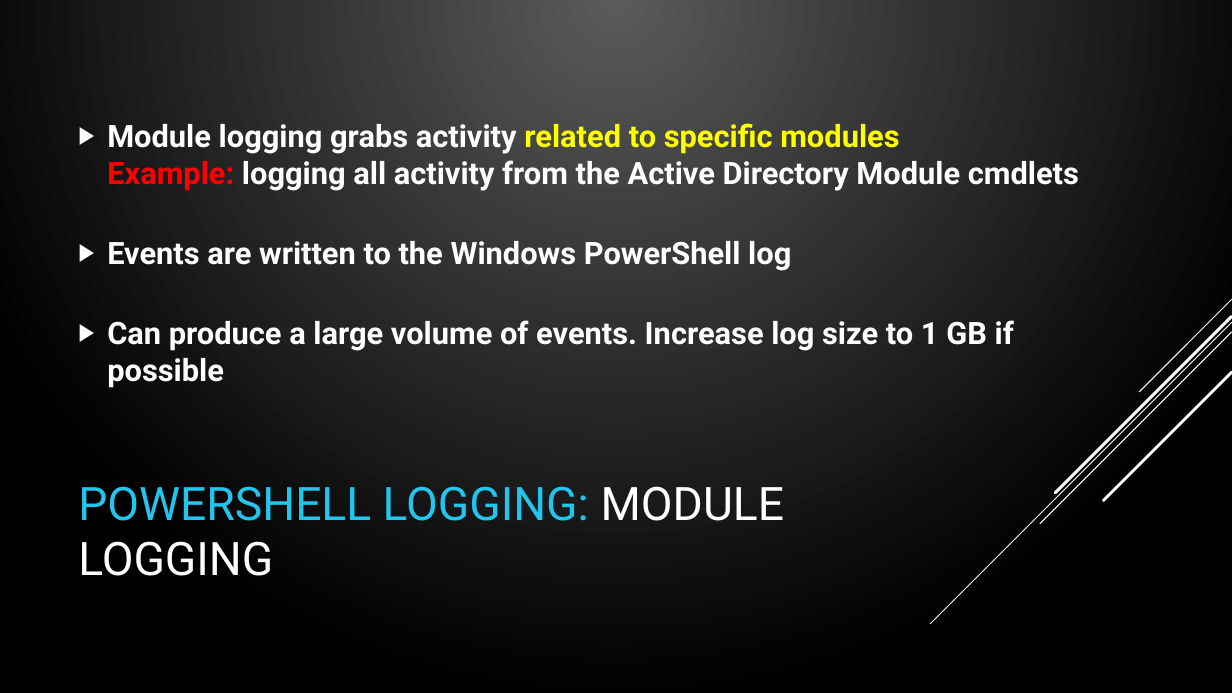
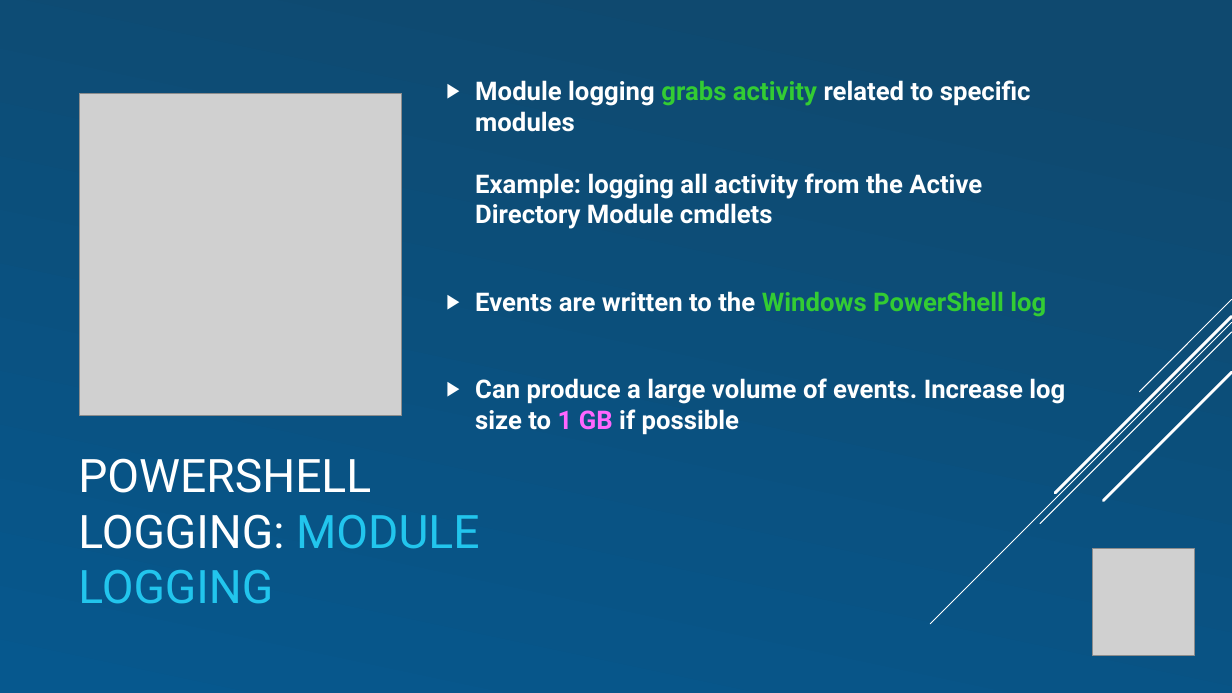
Before and after one commit to compwiz32/Presentations, a slide deck: slide 29 of 2019-08 PowerShell Chattanooga/PSRemoting - From 0 to Lockdown.pptx (slide 27 before the commit). Drawn at 1232x693 pixels with LibreOffice and Linux fonts; fonts in the diff are those of the drawing; grey boxes stand for pictures. Boxes give left, top, right and bottom in pixels: in the first picture for what was removed or moved away, otherwise in the second. Text is boxed around its words. In the diff, an @@ line names an element or a change of style, - is before the commit and + after.

Commit message:
change color theme and add PSSaturday Logos

```diff
--- a/2019-08 PowerShell Chattanooga/PSRemoting - From 0 to Lockdown.pptx
+++ b/2019-08 PowerShell Chattanooga/PSRemoting - From 0 to Lockdown.pptx
@@ background gradient #5B5B5B to #000000 to gradient #0F496F to #06588E @@
@@ text "Module logging grabs activity related ...": place and size @@
-text "Module logging grabs activity related ..." at [107, 123, 1079, 388]
+text "Module logging grabs activity related ..." at [475, 80, 1065, 435]
@@ text "Module logging grabs activity related ..." at [475, 80, 1065, 435]: size 24 to 20 pt; text colour #FFFFFF to #33CC33 in "grabs activity", "Windows PowerShell log"; text colour #FFFF00 to #FFFFFF in "related to specific modules"; text colour #FF0000 to #FFFFFF in "Example:"; text colour #FFFFFF to #FF66FF in "1 GB" @@
@@ picture added at [80, 93, 402, 415] @@
@@ title "POWERSHELL LOGGING: MODULE LOGGING" at [78, 458, 479, 604]: text colour #22C5ED to #FFFFFF in "POWERSHELL LOGGING:"; text colour #FFFFFF to #22C5ED in "MODULE LOGGING" @@
@@ picture added at [1092, 549, 1195, 656] @@
```
Also in this commit, not shown: 40 other slides changed, 3 slides added, 1 slide removed.
